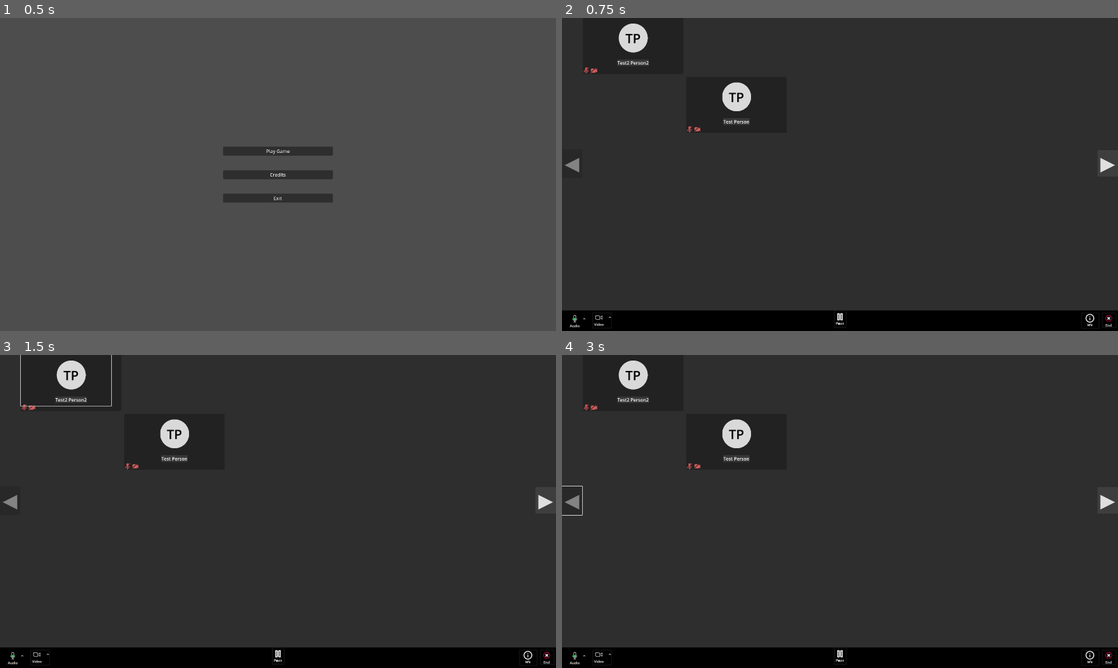
Above: before the commit, frames 1-4 (two rows, left to right).
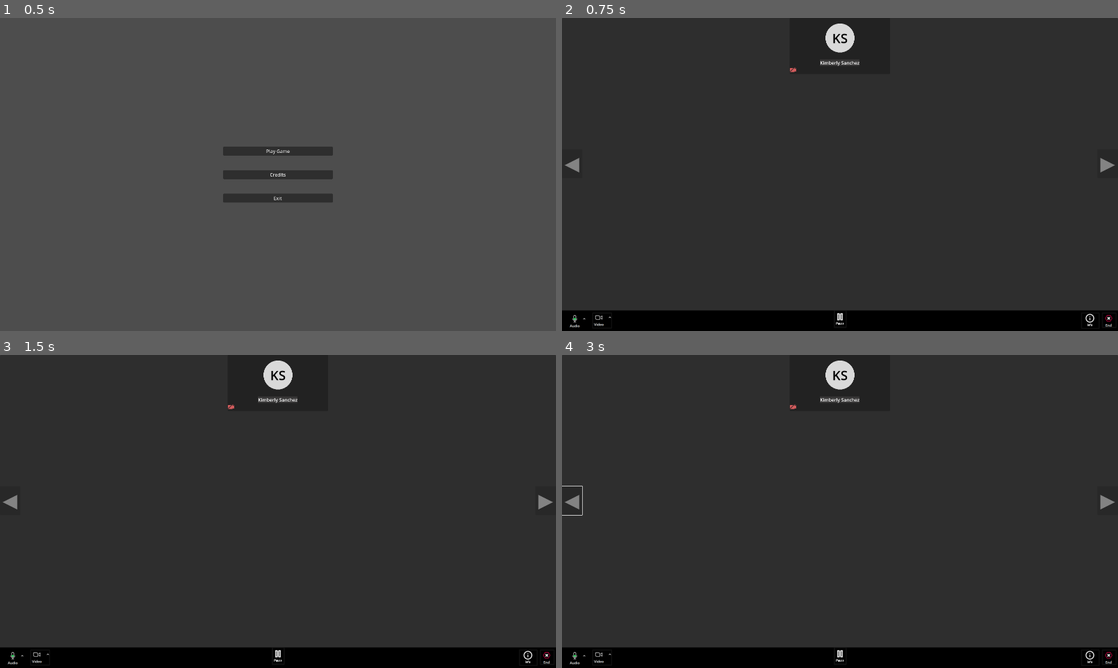
Above: after the commit, the same moments.

Repository: Charles-Dea/zoom-whack-a-mole
Game: Godot game, scene res://Title.tscn
The game is run twice, just before and just after one commit, with the same random seed, the same clock (stepped at 60 frames per second) and the same inputs.
Inputs (mouse positions are in pixels of both pictures, inside the frame that each line leads up to):
- Up to frame 1 (0.5 s): no input
- Up to frame 2 (0.75 s): click "Play Game" at 0.5 s
- Up to frame 3 (1.5 s): click (66, 380) at 1.27 s
- Up to frame 4 (3 s): click (1106, 502) at 2 s, where only the run before the commit has a clickable "▶"; click (573, 502) at 2.75 s, where only the run before the commit has a clickable "◀"

Frame 1 is identical in both runs. In frame 2, 1.4% of the frame differs, in the area x 3-100%, y 1-50%; in frame 3, 1.5%, in the area x 3-100%, y 0-50%; in frame 4, 1.4%.

Commit message:
Fixing bugs with grid

Diff:
--- a/ZoomTile.tscn
+++ b/ZoomTile.tscn
@@ -7,8 +7,8 @@
 [ext_resource type="Texture2D" uid="uid://7nervyi6q6mp" path="res://img/NoCameraIcon.png" id="3_6tcjm"]
 [ext_resource type="Script" uid="uid://bqsc5oa6h3hve" path="res://button.gd" id="6_cd8v7"]
 
-[sub_resource type="StyleBoxFlat" id="StyleBoxFlat_bxvv4"]
-bg_color = Color(0, 0, 0, 0)
+[sub_resource type="StyleBoxFlat" id="StyleBoxFlat_bg80u"]
+bg_color = Color(1, 0, 0, 1)
 
 [sub_resource type="StyleBoxFlat" id="StyleBoxFlat_cd8v7"]
 bg_color = Color(0.219608, 0.215686, 0.215686, 1)
@@ -23,6 +23,9 @@
 
 [sub_resource type="StyleBoxFlat" id="StyleBoxFlat_ase4v"]
 bg_color = Color(0.6, 0.6, 0.6, 0)
+
+[sub_resource type="StyleBoxFlat" id="StyleBoxFlat_bxvv4"]
+bg_color = Color(0, 0, 0, 0)
 
 [node name="ZoomTile" type="Panel" groups=["zoom_tile"]]
 offset_right = 312.0
@@ -84,8 +87,7 @@
 offset_right = 156.0
 offset_bottom = 14.465
 grow_horizontal = 2
-theme_override_styles/fill = SubResource("StyleBoxFlat_bxvv4")
-value = 41.81
+theme_override_styles/fill = SubResource("StyleBoxFlat_bg80u")
 show_percentage = false
 
 [node name="Stack" type="VBoxContainer" parent="."]
@@ -137,9 +139,12 @@
 theme_override_styles/panel = SubResource("StyleBoxFlat_6tcjm")
 
 [node name="Button" type="Button" parent="."]
-layout_mode = 0
-offset_right = 312.0
-offset_bottom = 176.0
+layout_mode = 1
+anchors_preset = 15
+anchor_right = 1.0
+anchor_bottom = 1.0
+grow_horizontal = 2
+grow_vertical = 2
 theme_override_styles/hover = SubResource("StyleBoxFlat_ase4v")
 theme_override_styles/normal = SubResource("StyleBoxFlat_bxvv4")
 button_mask = 2
--- a/button.gd
+++ b/button.gd
@@ -1,7 +1,6 @@
 extends Button
 @export var dropdown=null
 func _pressed():
-	print(dropdown)
 	if dropdown==null:
 		dropdown=preload('res://Dropdown.tscn').instantiate()
 		add_child(dropdown)
--- a/main_scene.gd
+++ b/main_scene.gd
@@ -1,6 +1,12 @@
 extends Control
 
-var user_list: Array[Zoom.User] = []
+var currentMinSpawnFreq: float = Globals.startingMinSpawnFreq
+var currentMaxSpawnFreq: float = Globals.startingMaxSpawnFreq
+
+var currentHackerChance: float = Globals.startingHackerChance
+var currentHackerDifficulty: float = Globals.startingHackerDifficulty
+
+var user_list: Array = []
 @onready var leftButton: Button = $UIStack/NavAndMain/LeftButtonParent/LeftButton
 @onready var rightButton: Button = $UIStack/NavAndMain/RightButtonParent/RightButton
 
@@ -9,7 +15,7 @@
 		current_page = value
 		change_page_to(current_page)
 		update_nav_buttons()
-
+var elapsedTime: float = 0.0
 var till_next_user: int
 
 func max_page() -> int:
@@ -18,13 +24,73 @@
 		max_page_index = max(user.page, max_page_index)
 	return max_page_index
 
+func page_users_at(page: int):
+	return user_list.filter(func(u): return u.page == page)
+
 func current_page_users():
-	return user_list.filter(func(u): return u.page == current_page)
+	return page_users_at(current_page)
+
+func available_slots_on_page(pageNumber):
+	var slots = []
+	for row_index in range(1,6):
+		for col_index in range(1,6):
+			slots.append([row_index, col_index])
+	for user in page_users_at(pageNumber):
+		slots.erase([user.row, user.col])
+	return slots
+
+func generate_user(instant: bool = false):
+	if not instant:
+		var pctChange: float = randf_range(Globals.minSpawnFreqPctChange, Globals.maxSpawnFreqPctChange)
+		var newRange: Array[float] = Globals.adjustSpawnFreqBy(currentMinSpawnFreq, currentMaxSpawnFreq, pctChange)
+		currentMinSpawnFreq = newRange[0]
+		currentMaxSpawnFreq = newRange[1]
+	till_next_user = randf_range(currentMinSpawnFreq, currentMaxSpawnFreq)
+	elapsedTime = 0
+
+	var newUserPage: int = 1
+	while randf() < (float(len(page_users_at(newUserPage))) * 4.0) / 100.0:
+		newUserPage += 1
+	var pageCoord = available_slots_on_page(newUserPage).pick_random()
+	var newUserRow = pageCoord[0]
+	var newUserCol = pageCoord[1]
+	var chanceRoll: float = randf()
+	if chanceRoll <= currentHackerChance:
+		var newHacker = Zoom.Hacker.new(Globals.random_first_name(), Globals.random_last_name(), true, false, false, newUserRow, newUserCol, newUserPage)
+		user_list.append(newHacker)
+	else:
+		var cameraOnIn: float = -1
+		if randf() > Globals.userCameraOnChance:
+			cameraOnIn = randf_range(Globals.userCameraOnInMin, Globals.userCameraOnInMax)
+		var newUser = Zoom.User.new(Globals.random_first_name(), Globals.random_last_name(), true, false, false, Globals.random_pfp(), newUserRow, newUserCol, newUserPage, cameraOnIn)
+		user_list.append(newUser)
+	update_zoom_tiles()
+	update_nav_buttons()
+
+func print_users(users: Array[Zoom.User]):
+	print()
+	for user in users:
+		print("%s %s row:%d col:%d page:%d" % [user.firstName, user.lastName, user.row, user.col, user.page])
+	print()
 
 func change_page_to(new_page: int):
 	Globals.empty_all_zoom_tiles()
-	var current_users = current_page_users()
+	var current_users = page_users_at(new_page)
+	user_list = user_list.map(func (u):
+			if u.page == new_page:
+				u.focused = true
+			else:
+				u.focused = false
+			return u
+	)
+	Globals.reset_zoom_tiles(current_users)
 	Globals.show_zoom_tiles(current_users)
+
+func update_zoom_tiles():
+	var the_users = current_page_users()
+	Globals.empty_all_zoom_tiles()
+	Globals.reset_zoom_tiles(the_users)
+	Globals.show_zoom_tiles(the_users)
 
 func update_nav_buttons():
 	if current_page == max_page():
@@ -37,15 +103,18 @@
 		leftButton.disabled = false
 
 func _ready() -> void:
-	var user1 = Zoom.User.new("Test", "Person", true, true, false, Globals.load_image("doggo"), 2, 2, 1)
-	var user2 = Zoom.User.new("Test2", "Person2", true, true, false, Globals.load_image("wakeup"), 1, 1, 1)
-	var user3 = Zoom.User.new("Test3", "Person3", true, true, false, Globals.load_image("wakeup"), 5, 5, 3)
-	user_list = [user1, user2, user3]
+	var startingUsers = randi_range(Globals.startingUserCountMin,Globals.startingUserCountMax)
+	for i in range(startingUsers):
+		generate_user(true)
 	current_page = 1
 
 func _process(delta: float) -> void:
 	for user in user_list:
 		user.updateUser(delta)
+	elapsedTime += delta
+	if elapsedTime >= till_next_user:
+		elapsedTime = fmod(elapsedTime, till_next_user)
+		generate_user()
 
 func _on_left_button_pressed() -> void:
 	current_page -= 1
--- a/scripts/Globals.gd
+++ b/scripts/Globals.gd
@@ -3,8 +3,29 @@
 func _ready() -> void:
 	randomize()
 
+const minSpawnFreq: float = 2.0
+const startingMinSpawnFreq: float = 4.0
+const startingMaxSpawnFreq: float = 7.0
+
+const minSpawnFreqPctChange: float = .01
+const maxSpawnFreqPctChange: float = .05
+
+const startingHackerChance: float = .2
+const maxHackerChance: float = .5
+const startingHackerDifficulty: float = .1
+
+const startingUserCountMin: int = 1
+const startingUserCountMax: int = 1
+
+const userCameraOnInMin: int = 3
+const userCameraOnInMax: int = 20
+const userCameraOnChance: float = .2
+
+func adjustSpawnFreqBy(currentMin: float, currentMax: float, pctStep: float) -> Array[float]:
+	return [currentMin + (minSpawnFreq - currentMin) * pctStep, currentMax + (minSpawnFreq - currentMax) * pctStep]
+
 func load_image(image_name: String="wakeup"):
-	return load("res://img/pfp/"+image_name+".jpg")
+	return load("res://img/pfp/"+image_name)
 
 func get_zoom_tile(row: int, col: int):
 	var node_name = "Tile"+str(col)+str(row)
@@ -24,9 +45,13 @@
 func show_zoom_tile_at(row: int, col: int):
 	get_zoom_tile(row, col).invisible = false
 
-func show_zoom_tiles(users: Array[Zoom.User]):
+func show_zoom_tiles(users: Array):
 	for user in users:
 		show_zoom_tile_at(user.row, user.col)
+
+func reset_zoom_tiles(users: Array):
+	for user in users:
+		get_zoom_tile(user.row, user.col).importFromUser(user)
 
 func random_first_name():
 	var options = ["James", "Michael", "John", "Robert", "David", "William", "Richard", "Joseph", "Thomas", "Christopher", …(400 unchanged characters)…
@@ -35,3 +60,26 @@
 func random_last_name():
 	var options = ["Smith", "Johnson", "Williams", "Brown", "Jones", "Garcia", "Miller", "Davis", "Rodriguez", "Martinez", …(393 unchanged characters)…
 	return options[randi() % options.size()]
+
+func random_pfp():
+	var names = get_pfp_names()
+	var chosen_name = names.pick_random()
+	return load_image(chosen_name)
+
+func get_pfp_names() -> Array[String]:
+	var files: Array[String] = []
+	var path = "res://img/pfp"
+	var dir = DirAccess.open(path)
+	if dir:
+		dir.list_dir_begin()
+		var filename = dir.get_next()
+		while filename != "":
+			var ext = filename.get_extension().to_lower()
+			if ext in ["png", "jpg", "jpeg"]:
+				if not dir.current_is_dir():
+					files.append(filename.get_file())  # removes extension
+			filename = dir.get_next()
+		dir.list_dir_end()
+	else:
+		push_error("Cannot open directory: " + path)
+	return files
--- a/scripts/ZoomUser.gd
+++ b/scripts/ZoomUser.gd
@@ -51,6 +51,8 @@
 	var elapsedTime: float = 0.0
 	var cameraOnIn: float = -1.0
 
+	var focused: bool = false
+
 	func get_zoom_tile():
 		return Globals.get_zoom_tile(row, col)
 
@@ -60,10 +62,16 @@
 	func updateZoomTile():
 		get_zoom_tile().importFromUser(self)
 
+	func activateCamera():
+		cameraOff = false
+		elapsedTime = 0
+
 	func updateUser(deltaTime: float):
 		elapsedTime += deltaTime
+		if elapsedTime >= cameraOnIn and cameraOff:
+			activateCamera()
 
-	func _init(firstName: String="Joe", lastName: String="Mama", cameraOff: bool=true, muted: bool=false, talking:bool=false, cameraImage: Texture2D=Globals.load_image("wakeup"), row: int = 1, col: int = 1, page: int = 1):
+	func _init(firstName: String="Joe", lastName: String="Mama", cameraOff: bool=true, muted: bool=false, talking:bool=false, cameraImage: Texture2D=Globals.load_image("wakeup"), row: int = 1, col: int = 1, page: int = 1, cameraOnIn: float = -1):
 		self.row = row
 		self.col = col
 		self.page = page
@@ -73,13 +81,26 @@
 		self.muted = muted
 		self.talking = talking
 		self.cameraImage = cameraImage
+		self.cameraOnIn = cameraOnIn
 
 class Hacker extends User:
-	var deathProgress: float = 0.0
+	var deathProgress: float = 0.0:
+		set(value):
+			deathProgress = value
+			if focused:
+				updateZoomTile()
 	var timeToDeath: float = 30.0
-	func _init(firstName: String="Joe", lastName: String="Mama", cameraOff: bool=true, muted: bool=false, talking:bool=false, cameraImage: Texture2D=Globals.load_image("anonymous"), row: int = 1, col: int = 1, page: int = 1, timeToDeath: float = 30, cameraOnIn: int = 10):
-		super._init(firstName, lastName, cameraOff, muted, talking, cameraImage, row, col, page)
+	func _init(firstName: String="Joe", lastName: String="Mama", cameraOff: bool=true, muted: bool=false, talking:bool=false, row: int = 1, col: int = 1, page: int = 1, cameraOnIn: int = 10, timeToDeath: float = 30,):
+		super._init(firstName, lastName, cameraOff, muted, talking, Globals.load_image("/exclusive/anonymous.jpg"), row, col, page, cameraOnIn)
 		self.type = UserType.HACKER
 		self.timeToDeath = timeToDeath
+
 	func updateUser(deltaTime: float):
 		super.updateUser(deltaTime)
+		if not cameraOff:
+			deathProgress = (elapsedTime / timeToDeath) * 100
+			if deathProgress >= 100:
+				endGame()
+
+	func endGame():
+		pass
--- a/scripts/zoom_tile.gd
+++ b/scripts/zoom_tile.gd
@@ -8,6 +8,7 @@
 @onready var deathProgressBar: ProgressBar = $CameraFootage/DeathProgressBar
 @onready var talkingPanel: Panel = $Talking
 
+var tileUser: Zoom.User
 @export var invisible: bool:
 	set(value):
 		invisible = value
@@ -57,6 +58,8 @@
 	queue_free()
 
 func importFromUser(user: Zoom.User):
+	tileUser = user
+	#print(name+" "+user.firstName+" "+user.lastName)
 	firstName = user.firstName
 	lastName = user.lastName
 	cameraImage = user.cameraImage
@@ -69,7 +72,9 @@
 	if user.type == Zoom.UserType.HACKER:
 		var hacker: Zoom.Hacker = user as Zoom.Hacker
 		deathProgressBar.visible = true
-		deathProgressBar.value = user.deathProgress
+		deathProgressBar.value = hacker.deathProgress
+	else:
+		deathProgressBar.visible = false
 
 
 func _ready() -> void:
Not shown: 1 places in Dropdown.tscn that only renumber resources
Not shown: 1 places in PageGrid.tscn that only renumber resources
Not shown: 1 places in ZoomTile.tscn that only renumber resources
Not shown, removed: img/pfp/anonymous.jpg.import
Renamed: img/pfp/anonymous.jpg -> img/pfp/exclusive/anonymous.jpg
Not shown, changed: img/pfp/exclusive/anonymous.jpg.import
Binary file removed: img/pfp/skibidi.jpg
Not shown, added: MainScene.tscn17272938683.tmp
